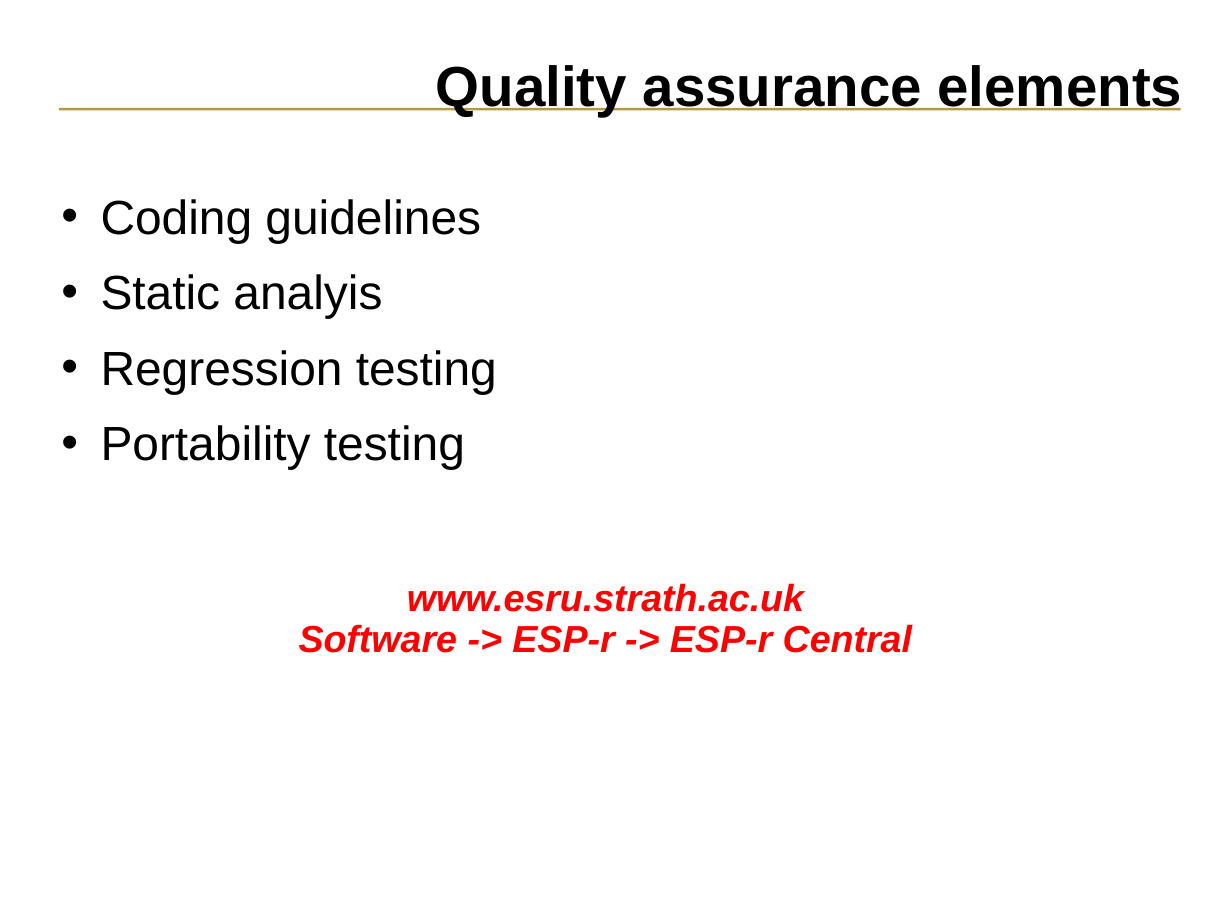
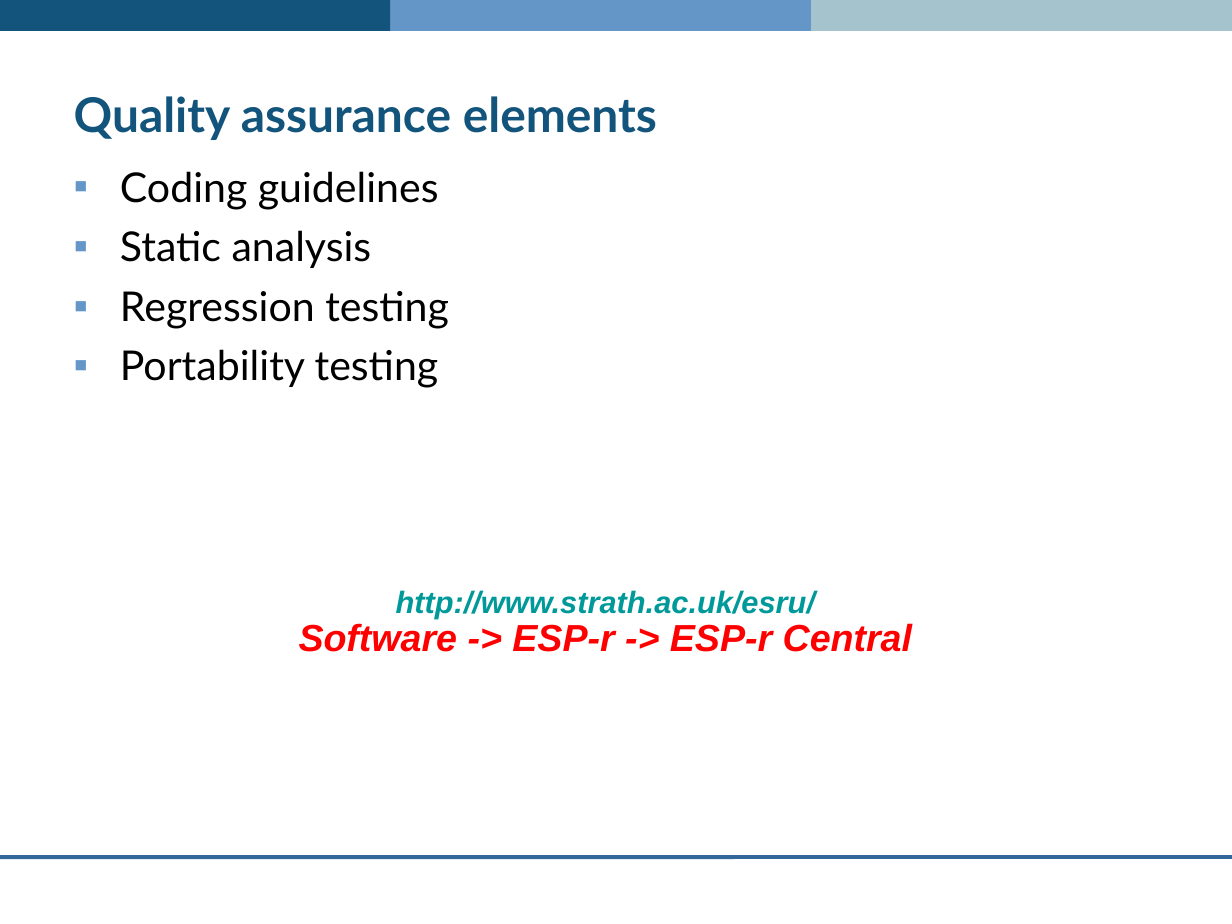
Before and after one commit to ESP-rCommunity/ESPrExtras, a slide deck: slide 17 of training/co-simulator_ESP-r/svn_tutorial/ESP-r_development.ppt. Drawn at 1232x924 pixels with LibreOffice and Linux fonts; fonts in the diff are those of the drawing; background and template pictures are left out. Boxes give left, top, right and bottom in pixels: in the first picture for what was removed or moved away, otherwise in the second. Text is boxed around its words. In the diff, an @@ line names an element or a change of style, - is before the commit and + after.

```diff
--- a/training/co-simulator_ESP-r/svn_tutorial/ESP-r_development.ppt
+++ b/training/co-simulator_ESP-r/svn_tutorial/ESP-r_development.ppt
@@ rectangle added at (x1=0, y1=0, x2=391, y2=31), fill #12547C @@
@@ rectangle added at (x1=339, y1=0, x2=841, y2=31), fill #6496C8 @@
@@ rectangle added at (x1=811, y1=0, x2=1232, y2=31), fill #A5C3CD @@
@@ title "Quality assurance elements" moved from (x1=436, y1=65, x2=1183, y2=116) to (x1=74, y1=96, x2=657, y2=140) @@
@@ title "Quality assurance elements" at (x1=74, y1=96, x2=657, y2=140): size 33 to 28 pt, font Arial to Lato, text colour #000000 to #12547C; alignment right to left; line spacing 0.9 to 1 @@
@@ line removed from (1180, 110) to (59, 110) @@
@@ text "Coding guidelines" moved from (x1=101, y1=199, x2=497, y2=469) to (x1=120, y1=171, x2=449, y2=388) @@
@@ text at (x1=120, y1=171, x2=449, y2=388): size 28 to 24 pt, font Arial to Lato in "Coding guidelines", "Regression testing", "Portability testing"; bullet • to ▪; less space between paragraphs; bullet colour #000000 to #6496C8 @@
@@ text at (x1=120, y1=230, x2=372, y2=268): text changed; size 28 to 24 pt; font Arial to Lato @@
-• Static analyis
+▪ Static analysis
@@ text at (x1=396, y1=590, x2=815, y2=618): text changed; size 22 to 18 pt; text colour #FF0000 to #009999 @@
-www.esru.strath.ac.uk
+http://www.strath.ac.uk/esru/
@@ line added from (1232, 857) to (0, 857), #336699 2.24 pt @@
```
Also in this commit, not shown: 22 other slides changed, 1 other file.
